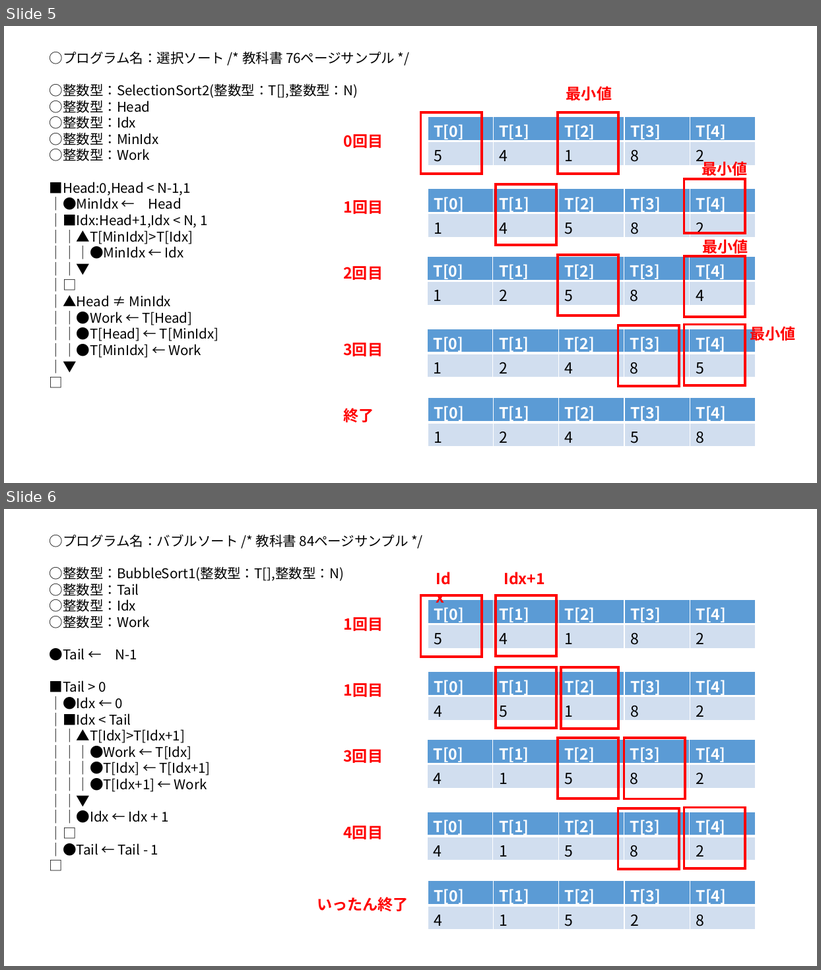
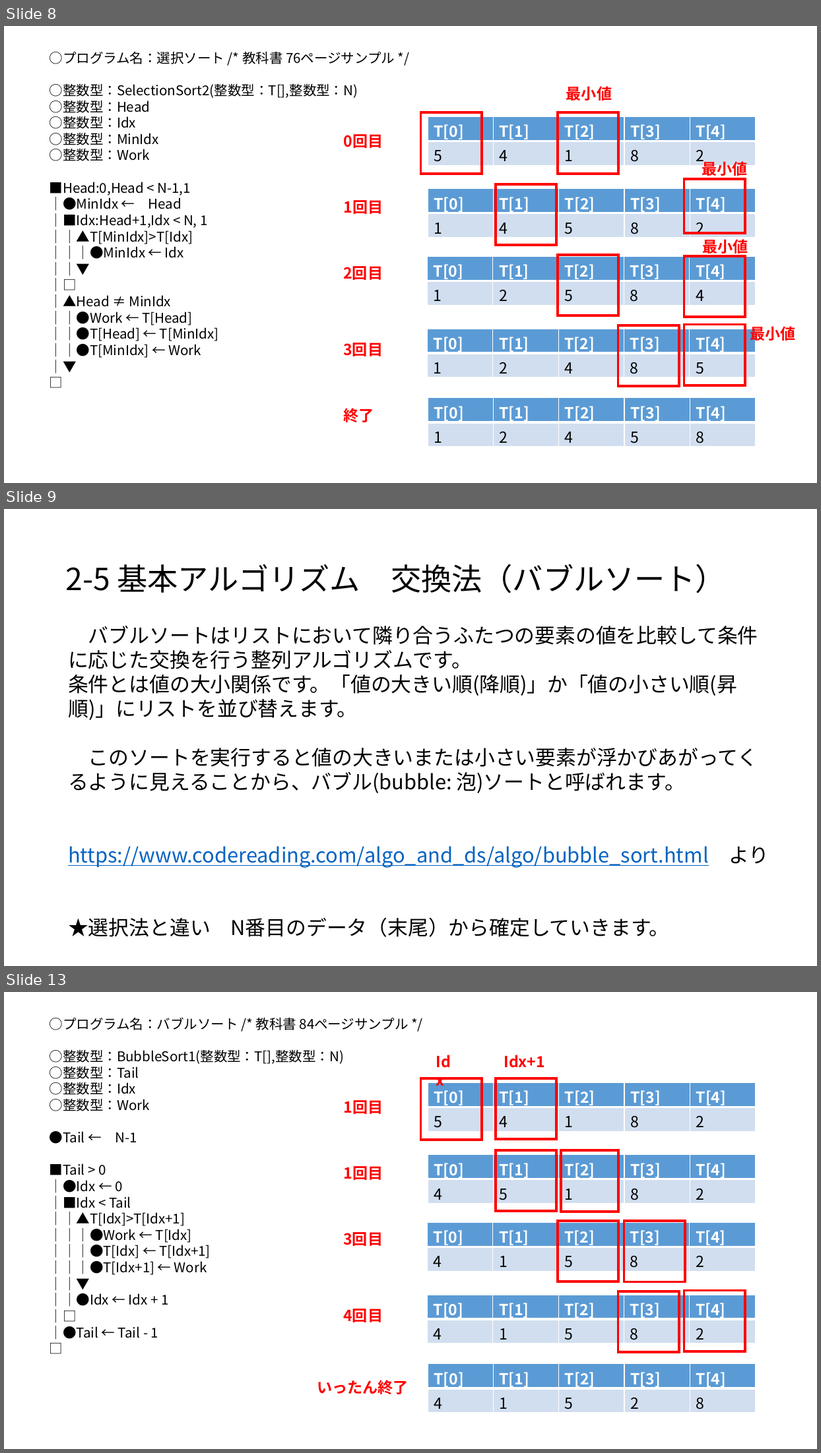
Before and after one commit to masakage/algorithm, a slide deck: docs/第11回選択法交換法アルゴリズム .pptx. Shown one above the other, each under a label of ours: slides 5 and 6 before the commit, slides 8, 9 and 13 after it; the slides between them are not shown. The pictures are 821x970 and 821x1453 pixels, drawn with LibreOffice and Linux fonts; fonts in the diff are those of the drawing. Boxes give left, top, right and bottom in pixels: in the first picture for what was removed or moved away, otherwise in the second. Text is boxed around its words. In the diff, an @@ line names an element or a change of style, - is before the commit and + after.

```diff
--- a/docs/第11回選択法交換法アルゴリズム .pptx
+++ b/docs/第11回選択法交換法アルゴリズム .pptx
@@ slide 9 added at bbox=[4, 509, 817, 966], background #FFFFFF @@
@@ title added at bbox=[66, 564, 726, 593], 36 pt, text #000000 @@
+2-5 基本アルゴリズム 交換法（バブルソート）
@@ text added at bbox=[68, 626, 770, 937], 24 pt, text #000000 @@
+バブルソートはリストにおいて隣り合うふたつの要素の値を比較して条件に応じた交換を行う整列アルゴリズムです。
+条件とは値の大小関係です。「値の大きい順(降順)」か「値の小さい順(昇順)」にリストを並び替えます。
+このソートを実行すると値の大きいまたは小さい要素が浮かびあがってくるように見えることから、バブル(bubble: 泡)ソートと呼ばれます。
+https://www.codereading.com/algo_and_ds/algo/bubble_sort.html より
+★選択法と違い N番目のデータ（末尾）から確定していきます。
@@ what was slide 5 is now slide 8 @@
@@ what was slide 6 is now slide 13 @@
```
Also in this commit, not shown: 1 slide changed, 6 other slides added.
